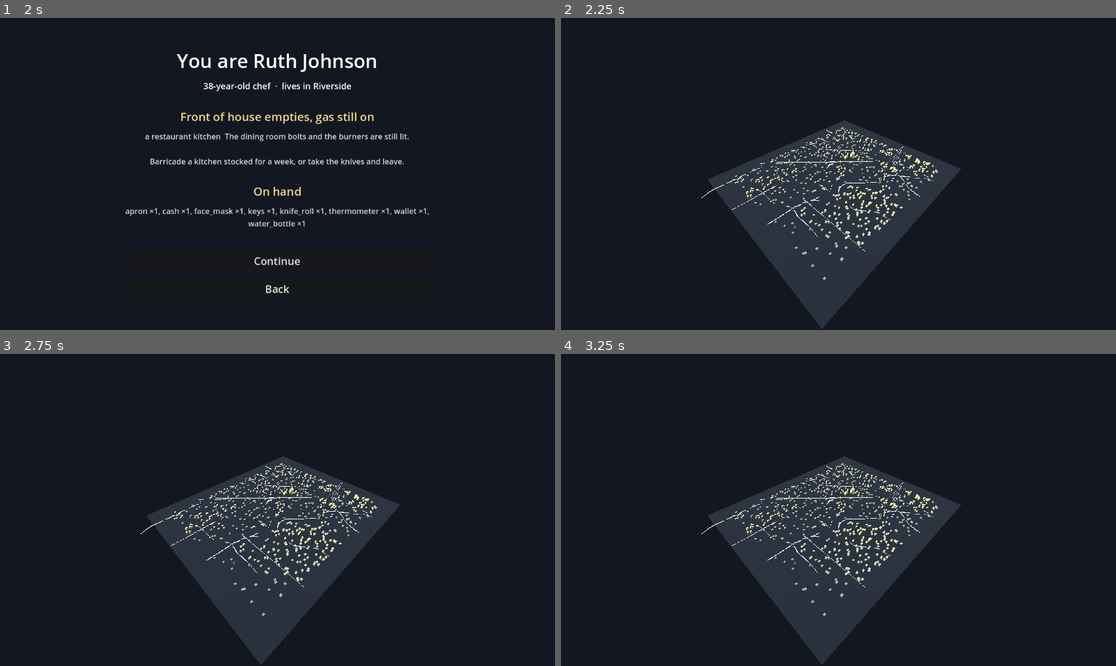
Above: before the commit, frames 1-4 (two rows, left to right).
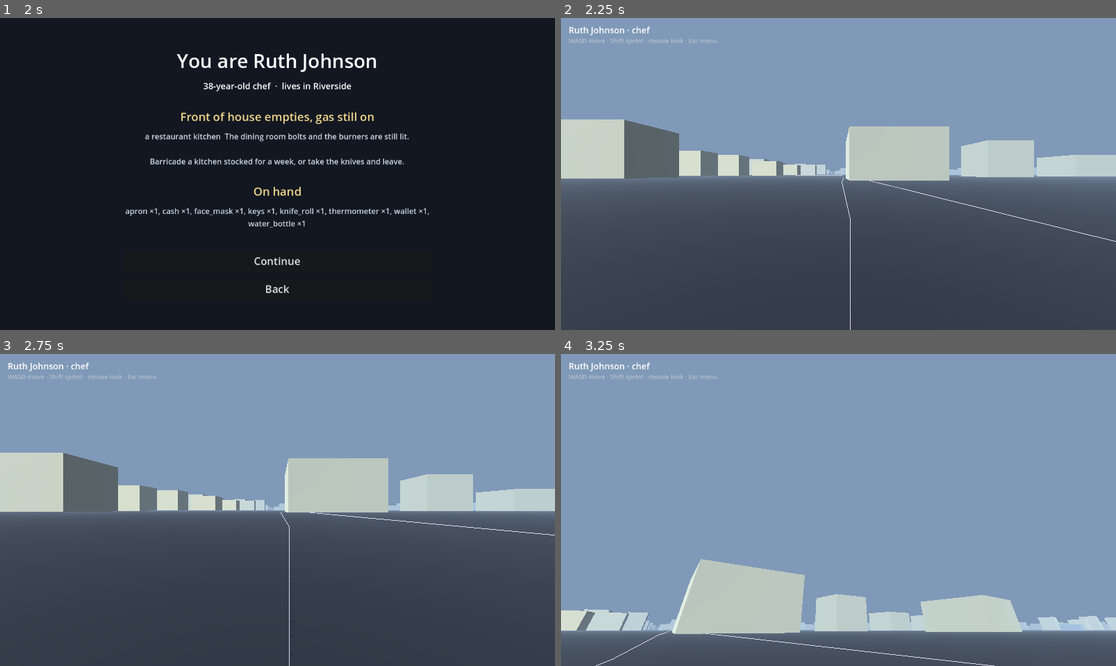
Above: after the commit, the same moments.

Repository: maxhightower/Asphodel
Game: Godot game, scene res://MainMenu.tscn
The game is run twice, just before and just after one commit, with the same random seed, the same clock (stepped at 60 frames per second) and the same inputs.
Inputs (mouse positions are in pixels of both pictures, inside the frame that each line leads up to):
- Up to frame 1 (2 s): click "Start Game" at 0.5 s; click "Load City" at 1.25 s
- Up to frame 2 (2.25 s): click "Continue" at 2 s
- Up to frame 3 (2.75 s): no input
- Up to frame 4 (3.25 s): move the mouse to (960, 494) at 2.77 s; hold D (move_right, bound only after the commit) from 2.78 s (still down); hold Shift (sprint, bound only after the commit) from 2.78 s (still down)

Frame 1 is identical in both runs. In frame 2, 94% of the frame differs, in the area x 0-100%, y 0-100%; in frame 3, 93%; in frame 4, 100%.

Commit message:
feat(godot): first-person walkable city (Sub-project 3)
Continue now drops the player into the full loaded city in first person: a new
StreetScene builds the bundle's blocks + roads at real scale with ground and
per-block collision, spawns a CharacterBody3D walker on a road (WASD / Shift
sprint / mouse-look), and adds a name/occupation HUD + Esc pause overlay.
Input actions are registered at runtime via InputMap. Spec section 6 revised
to the full-city decision.

Co-Authored-By: Claude Opus 4.8 <noreply@anthropic.com>

Diff:
--- /dev/null
+++ b/godot/StreetScene.tscn
@@ -0,0 +1,6 @@
+[gd_scene load_steps=2 format=3]
+
+[ext_resource type="Script" path="res://scripts/street_world.gd" id="1_street"]
+
+[node name="StreetScene" type="Node3D"]
+script = ExtResource("1_street")
--- a/godot/scripts/character_screen.gd
+++ b/godot/scripts/character_screen.gd
@@ -55,7 +55,7 @@
 		vb.add_child(_paragraph(", ".join(items)))
 
 	vb.add_child(_gap(20))
-	vb.add_child(_button("Continue", func(): get_tree().change_scene_to_file("res://CityScene.tscn")))
+	vb.add_child(_button("Continue", func(): get_tree().change_scene_to_file("res://StreetScene.tscn")))
 	vb.add_child(_button("Back", func(): get_tree().change_scene_to_file("res://CitySelect.tscn")))
 
 
--- /dev/null
+++ b/godot/scripts/first_person.gd
@@ -0,0 +1,61 @@
+extends CharacterBody3D
+
+## First-person walker. Builds its own capsule collider + eye-height camera in
+## _ready so the spawner only has to instance it and set a position. Movement and
+## look are gated on the mouse being captured, so a pause overlay (which frees the
+## cursor) naturally freezes the player.
+
+@export var walk_speed: float = 4.5
+@export var sprint_speed: float = 9.0
+@export var mouse_sensitivity: float = 0.0025
+@export var eye_height: float = 1.7
+
+const _GRAVITY := 20.0
+
+var _camera: Camera3D
+
+
+func _ready() -> void:
+	var capsule := CapsuleShape3D.new()
+	capsule.radius = 0.35
+	capsule.height = 1.8
+	var col := CollisionShape3D.new()
+	col.shape = capsule
+	col.position = Vector3(0.0, 0.9, 0.0)   # feet near y=0
+	add_child(col)
+
+	_camera = Camera3D.new()
+	_camera.position = Vector3(0.0, eye_height, 0.0)
+	_camera.far = 12000.0                    # see across the km-scale city
+	add_child(_camera)
+	_camera.current = true
+
+	Input.mouse_mode = Input.MOUSE_MODE_CAPTURED
+
+
+func _unhandled_input(event: InputEvent) -> void:
+	if event is InputEventMouseMotion and Input.mouse_mode == Input.MOUSE_MODE_CAPTURED:
+		rotate_y(-event.relative.x * mouse_sensitivity)
+		_camera.rotate_x(-event.relative.y * mouse_sensitivity)
+		_camera.rotation.x = clampf(_camera.rotation.x, -1.4, 1.4)
+
+
+func _physics_process(delta: float) -> void:
+	if Input.mouse_mode == Input.MOUSE_MODE_CAPTURED:
+		var input_dir := Input.get_vector("move_left", "move_right", "move_forward", "move_back")
+		var dir := (transform.basis * Vector3(input_dir.x, 0.0, input_dir.y))
+		dir.y = 0.0
+		dir = dir.normalized()
+		var speed := sprint_speed if Input.is_action_pressed("sprint") else walk_speed
+		velocity.x = dir.x * speed
+		velocity.z = dir.z * speed
+	else:
+		velocity.x = 0.0
+		velocity.z = 0.0
+
+	if not is_on_floor():
+		velocity.y -= _GRAVITY * delta
+	else:
+		velocity.y = 0.0
+
+	move_and_slide()
--- /dev/null
+++ b/godot/scripts/street_world.gd
@@ -0,0 +1,261 @@
+extends Node3D
+
+## Walkable first-person view of the *full* loaded city: builds the bundle's
+## density blocks + major roads at real metre scale, with ground + per-block
+## collision, spawns a first-person player on a road, and provides a HUD + Esc
+## pause overlay. Self-contained (does not touch the bird's-eye CityScene).
+
+const FOOTPRINT_FRAC := 0.16   # must match city_builder so blocks line up
+const HEIGHT_SCALE := 3.0
+const LOW := Color(0.35, 0.45, 0.55)
+const HIGH := Color(0.95, 0.85, 0.55)
+
+var _pause_layer: CanvasLayer
+
+
+func _ready() -> void:
+	_ensure_input()
+	var dir: String = Session.bundle_dir if Session.bundle_dir != "" else "res://sample_bundle"
+	var bundle := BundleLoader.load_bundle(dir)
+	if bundle.is_empty():
+		push_error("street_world: failed to load bundle at %s — see errors above." % dir)
+		return
+	var meta: Dictionary = bundle["meta"]
+	var zones: Array = bundle["zones"]
+	_add_environment_and_light()
+	var bounds := _world_bounds(zones)
+	_build_ground(bounds)
+	_build_blocks(meta, zones)
+	_build_roads(bundle["roads"])
+	_spawn_player(bounds, bundle["roads"])
+	_build_hud()
+	_build_pause_overlay()
+
+
+# ----------------------------------------------------------------- input setup
+func _ensure_input() -> void:
+	var binds := {
+		"move_forward": KEY_W, "move_back": KEY_S,
+		"move_left": KEY_A, "move_right": KEY_D, "sprint": KEY_SHIFT,
+	}
+	for action in binds:
+		if InputMap.has_action(action):
+			continue
+		InputMap.add_action(action)
+		var ev := InputEventKey.new()
+		ev.physical_keycode = binds[action]
+		InputMap.action_add_event(action, ev)
+
+
+# --------------------------------------------------------------------- geometry
+func _world_bounds(zones: Array) -> Rect2:
+	var min_x := INF
+	var min_z := INF
+	var max_x := -INF
+	var max_z := -INF
+	for z in zones:
+		var c: Array = z["center_xy"]
+		var e: Array = z["extent"]
+		min_x = min(min_x, float(c[0]) - float(e[0]) * 0.5)
+		max_x = max(max_x, float(c[0]) + float(e[0]) * 0.5)
+		min_z = min(min_z, float(c[1]) - float(e[1]) * 0.5)
+		max_z = max(max_z, float(c[1]) + float(e[1]) * 0.5)
+	return Rect2(min_x, min_z, max_x - min_x, max_z - min_z)
+
+
+func _build_ground(b: Rect2) -> void:
+	var center := Vector3(b.position.x + b.size.x * 0.5, 0.0, b.position.y + b.size.y * 0.5)
+	var sx := b.size.x * 1.4
+	var sz := b.size.y * 1.4
+
+	var plane := PlaneMesh.new()
+	plane.size = Vector2(sx, sz)
+	var mat := StandardMaterial3D.new()
+	mat.albedo_color = Color(0.12, 0.14, 0.17)
+	plane.material = mat
+	var mi := MeshInstance3D.new()
+	mi.mesh = plane
+	mi.position = center
+	add_child(mi)
+
+	var body := StaticBody3D.new()
+	var shape := BoxShape3D.new()
+	shape.size = Vector3(sx, 1.0, sz)
+	var cs := CollisionShape3D.new()
+	cs.shape = shape
+	cs.position = center + Vector3(0.0, -0.5, 0.0)   # top surface at y=0
+	body.add_child(cs)
+	add_child(body)
+
+
+func _build_blocks(meta: Dictionary, zones: Array) -> void:
+	var total := 0
+	for z in zones:
+		total += (z.get("blocks", []) as Array).size()
+	if total == 0:
+		return
+	var side: float = float(meta.get("grid", {}).get("cell_m", 100.0)) * FOOTPRINT_FRAC
+
+	var box := BoxMesh.new()
+	box.size = Vector3.ONE
+	var mat := StandardMaterial3D.new()
+	mat.vertex_color_use_as_albedo = true
+	mat.roughness = 0.9
+	box.material = mat
+
+	var mm := MultiMesh.new()
+	mm.transform_format = MultiMesh.TRANSFORM_3D
+	mm.use_colors = true
+	mm.mesh = box
+	mm.instance_count = total
+
+	var body := StaticBody3D.new()   # one body, a box shape per building
+	add_child(body)
+
+	var i := 0
+	for z in zones:
+		var density := float(z.get("density", 0.0))
+		var col := LOW.lerp(HIGH, clampf(density, 0.0, 1.0))
+		for blk in (z.get("blocks", []) as Array):
+			var bxy: Array = blk["xy"]
+			var h := float(blk["height"]) * HEIGHT_SCALE
+			var origin := Vector3(float(bxy[0]), h * 0.5, float(bxy[1]))
+			mm.set_instance_transform(i, Transform3D(Basis().scaled(Vector3(side, h, side)), origin))
+			mm.set_instance_color(i, col)
+			var shape := BoxShape3D.new()
+			shape.size = Vector3(side, h, side)
+			var cs := CollisionShape3D.new()
+			cs.shape = shape
+			cs.position = origin
+			body.add_child(cs)
+			i += 1
+
+	var mmi := MultiMeshInstance3D.new()
+	mmi.multimesh = mm
+	add_child(mmi)
+
+
+func _build_roads(roads: Dictionary) -> void:
+	var polylines: Array = roads.get("polylines", [])
+	if polylines.is_empty():
+		return
+	var im := ImmediateMesh.new()
+	var mat := StandardMaterial3D.new()
+	mat.shading_mode = BaseMaterial3D.SHADING_MODE_UNSHADED
+	mat.albedo_color = Color(0.85, 0.85, 0.9)
+	for pl in polylines:
+		var pts: Array = pl.get("points", [])
+		if pts.size() < 2:
+			continue
+		im.surface_begin(Mesh.PRIMITIVE_LINE_STRIP, mat)
+		for p in pts:
+			im.surface_add_vertex(Vector3(float(p[0]), 0.1, float(p[1])))
+		im.surface_end()
+	var mi := MeshInstance3D.new()
+	mi.mesh = im
+	add_child(mi)
+
+
+func _add_environment_and_light() -> void:
+	var env := Environment.new()
+	env.background_mode = Environment.BG_COLOR
+	env.background_color = Color(0.5, 0.6, 0.72)   # daytime sky-ish
+	env.ambient_light_source = Environment.AMBIENT_SOURCE_COLOR
+	env.ambient_light_color = Color(0.6, 0.64, 0.7)
+	env.ambient_light_energy = 0.6
+	env.fog_enabled = true
+	env.fog_light_color = Color(0.5, 0.6, 0.72)
+	env.fog_density = 0.0006
+	var we := WorldEnvironment.new()
+	we.environment = env
+	add_child(we)
+
+	var sun := DirectionalLight3D.new()
+	sun.rotation_degrees = Vector3(-50.0, -50.0, 0.0)
+	sun.light_energy = 1.1
+	sun.shadow_enabled = true
+	add_child(sun)
+
+
+# ----------------------------------------------------------------------- player
+func _spawn_player(b: Rect2, roads: Dictionary) -> void:
+	var pos := Vector3(b.position.x + b.size.x * 0.5, 3.0, b.position.y + b.size.y * 0.5)
+	var polylines: Array = roads.get("polylines", [])
+	if polylines.size() > 0:
+		var pts: Array = polylines[0].get("points", [])
+		if pts.size() > 0:
+			pos = Vector3(float(pts[0][0]), 3.0, float(pts[0][1]))
+	var player := CharacterBody3D.new()
+	player.set_script(load("res://scripts/first_person.gd"))
+	player.position = pos
+	add_child(player)
+
+
+# -------------------------------------------------------------------------- HUD
+func _build_hud() -> void:
+	var layer := CanvasLayer.new()
+	add_child(layer)
+	var c: Dictionary = Session.citizen
+	var who := Label.new()
+	who.text = "" if c.is_empty() else "%s · %s" % [str(c.get("name", "?")), str(c.get("occupation", "?"))]
+	who.position = Vector2(16, 12)
+	who.add_theme_font_size_override("font_size", 18)
+	layer.add_child(who)
+	var hint := Label.new()
+	hint.text = "WASD move · Shift sprint · mouse look · Esc menu"
+	hint.position = Vector2(16, 38)
+	hint.add_theme_font_size_override("font_size", 13)
+	hint.modulate = Color(0.7, 0.75, 0.8)
+	layer.add_child(hint)
+
+
+# ------------------------------------------------------------------ pause / Esc
+func _build_pause_overlay() -> void:
+	_pause_layer = CanvasLayer.new()
+	_pause_layer.visible = false
+	add_child(_pause_layer)
+	var dim := ColorRect.new()
+	dim.color = Color(0.0, 0.0, 0.0, 0.6)
+	dim.set_anchors_preset(Control.PRESET_FULL_RECT)
+	_pause_layer.add_child(dim)
+	var center := CenterContainer.new()
+	center.set_anchors_preset(Control.PRESET_FULL_RECT)
+	_pause_layer.add_child(center)
+	var vb := VBoxContainer.new()
+	vb.add_theme_constant_override("separation", 12)
+	center.add_child(vb)
+	var title := Label.new()
+	title.text = "Paused"
+	title.horizontal_alignment = HORIZONTAL_ALIGNMENT_CENTER
+	title.add_theme_font_size_override("font_size", 36)
+	vb.add_child(title)
+	vb.add_child(_overlay_button("Resume", _resume))
+	vb.add_child(_overlay_button("Back to Menu", _to_menu))
+
+
+func _overlay_button(text: String, handler: Callable) -> Button:
+	var b := Button.new()
+	b.text = text
+	b.custom_minimum_size = Vector2(260, 46)
+	b.add_theme_font_size_override("font_size", 22)
+	b.pressed.connect(handler)
+	return b
+
+
+func _resume() -> void:
+	_pause_layer.visible = false
+	Input.mouse_mode = Input.MOUSE_MODE_CAPTURED
+
+
+func _to_menu() -> void:
+	Input.mouse_mode = Input.MOUSE_MODE_VISIBLE
+	get_tree().change_scene_to_file("res://MainMenu.tscn")
+
+
+func _unhandled_input(event: InputEvent) -> void:
+	if event.is_action_pressed("ui_cancel"):
+		if _pause_layer != null and _pause_layer.visible:
+			_resume()
+		elif _pause_layer != null:
+			_pause_layer.visible = true
+			Input.mouse_mode = Input.MOUSE_MODE_VISIBLE
Not shown, changed: docs/superpowers/specs/2026-06-01-citizen-first-person-design.md
